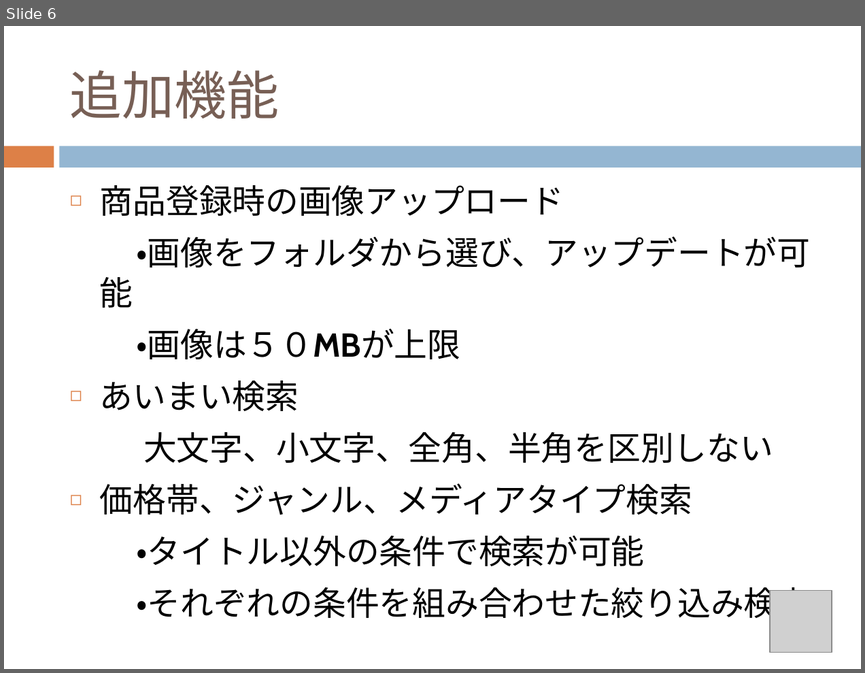
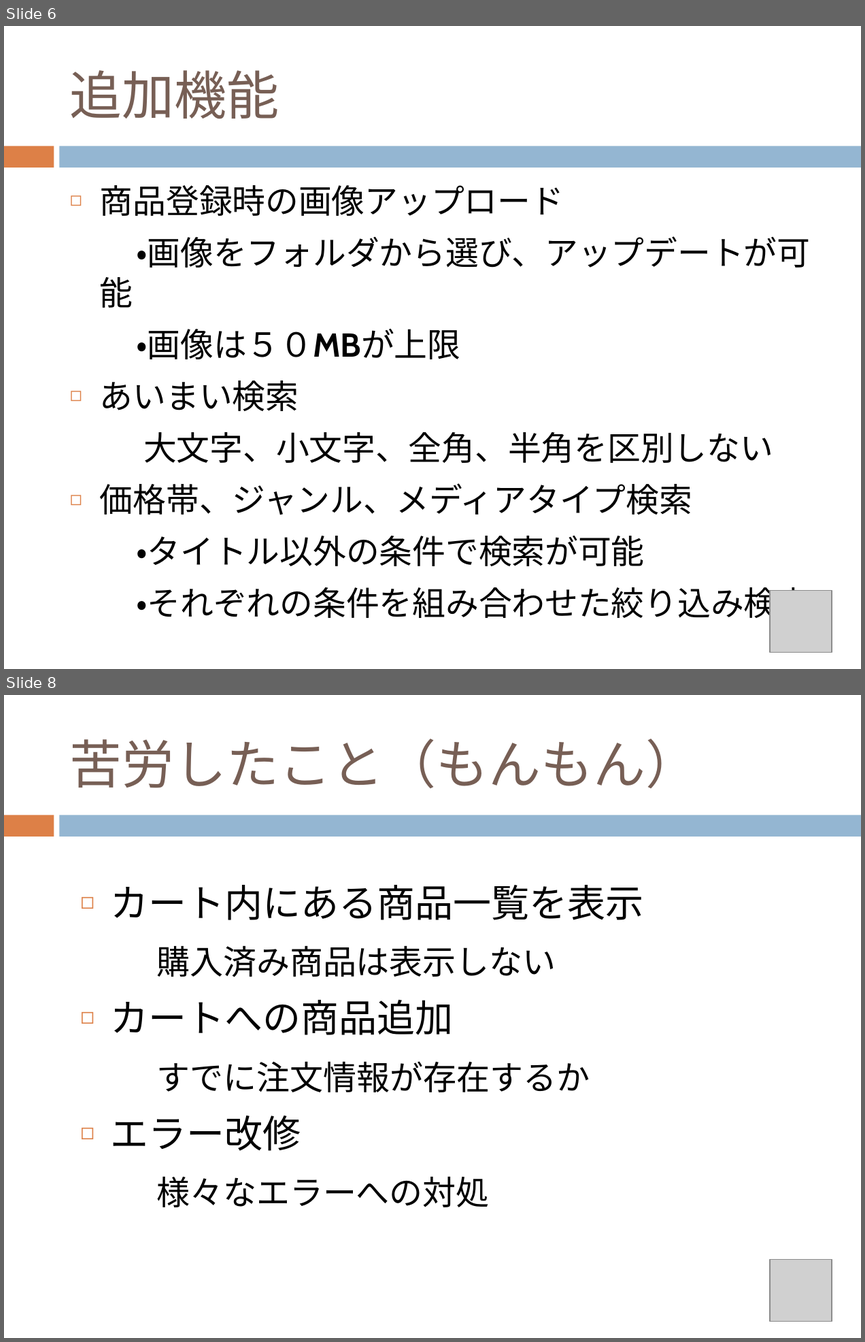
Before and after one commit to chocomegane/springC, a slide deck: document/ECサイト.pptx. Shown one above the other, each under a label of ours: slide 6 before the commit, slides 6 and 8 after it; the slides between them are not shown. The pictures are 865x673 and 865x1342 pixels, drawn with LibreOffice and Linux fonts; fonts in the diff are those of the drawing; grey boxes stand for pictures. Boxes give left, top, right and bottom in pixels: in the first picture for what was removed or moved away, otherwise in the second. Text is boxed around its words. In the diff, an @@ line names an element or a change of style, - is before the commit and + after.

```diff
--- a/document/ECサイト.pptx
+++ b/document/ECサイト.pptx
@@ slide 8 added at (4, 695, 861, 1338), background #FFFFFF; not listed: 2 template elements that a slide beside it also shows @@
@@ title added at (70, 739, 698, 788), 44 pt, text #775F55 @@
+苦労したこと（もんもん）
@@ text added at (110, 885, 643, 1207), 28 pt, text #000000 @@
+◻ カート内にある商品一覧を表示
+購入済み商品は表示しない
+◻ カートへの商品追加
+すでに注文情報が存在するか
+◻ エラー改修
+様々なエラーへの対処
@@ picture added at (770, 1259, 832, 1321) @@
```
Also in this commit, not shown: 1 other slide added, 6 slides removed.
